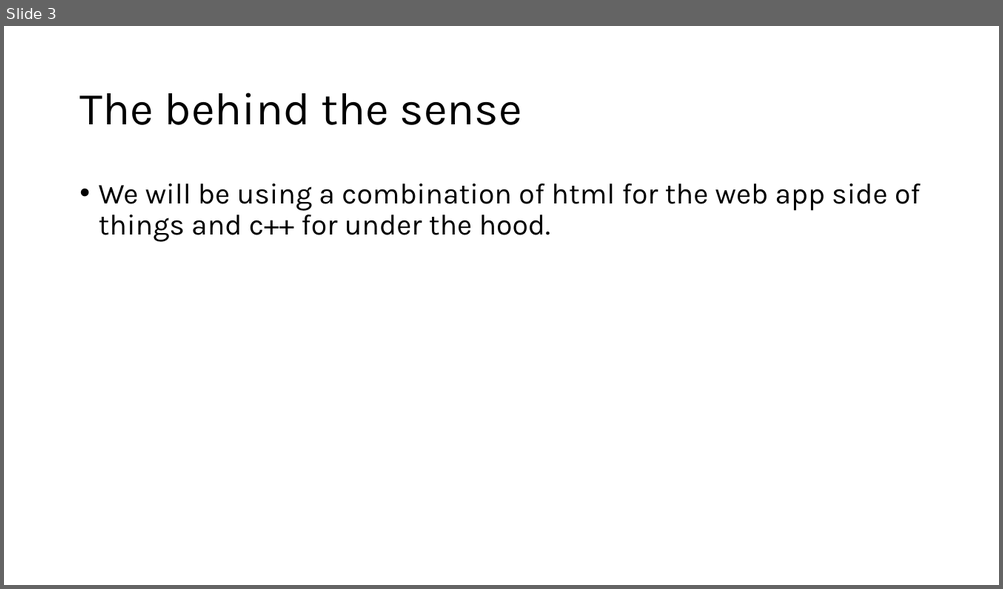
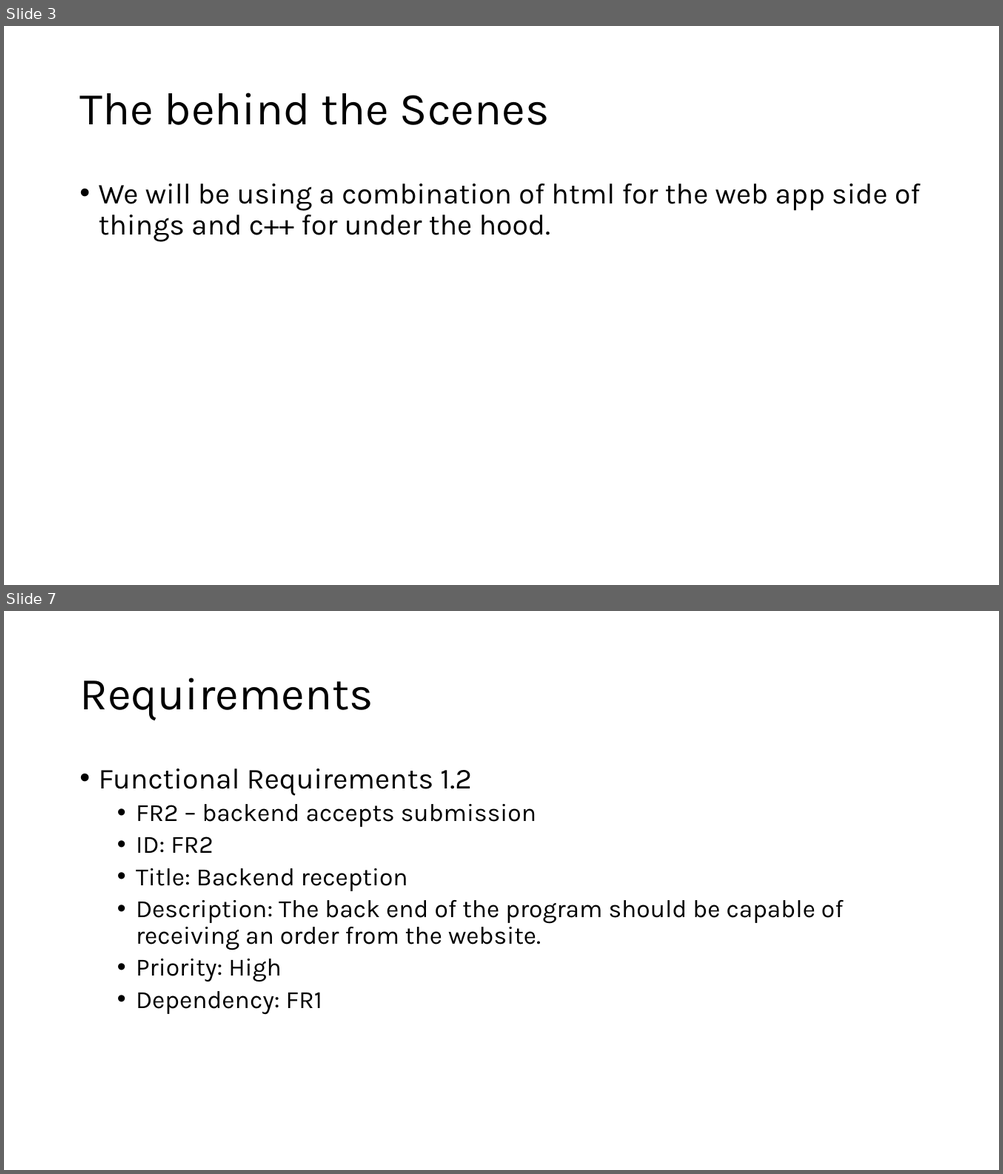
Before and after one commit to SeanStaley21/CSE-350-Team23, a slide deck: homeworks/Homework 1/Homework 1.pptx. Shown one above the other, each under a label of ours: slide 3 before the commit, slides 3 and 7 after it; the slides between them are not shown. The pictures are 1003x589 and 1003x1174 pixels, drawn with LibreOffice and Linux fonts; fonts in the diff are those of the drawing. Boxes give left, top, right and bottom in pixels: in the first picture for what was removed or moved away, otherwise in the second. Text is boxed around its words. In the diff, an @@ line names an element or a change of style, - is before the commit and + after.

```diff
--- a/homeworks/Homework 1/Homework 1.pptx
+++ b/homeworks/Homework 1/Homework 1.pptx
@@ slide 7 added at [4, 611, 999, 1170], background #FFFFFF @@
@@ title added at [79, 678, 373, 721], 44 pt, text #000000 @@
+Requirements
@@ text added at [99, 769, 843, 1015], 24 pt, text #000000 @@
+• Functional Requirements 1.2
+  • FR2 – backend accepts submission
+  • ID: FR2
+  • Title: Backend reception
+  • Description: The back end of the program should be capable of receiving an order from the website.
+  • Priority: High
+  • Dependency: FR1
@@ slide 3 changed as well @@
@@ title at [79, 93, 549, 125]: text changed @@
-The behind the sense
+The behind the Scenes
```
Also in this commit, not shown: 2 other slides changed, 7 other slides added.
